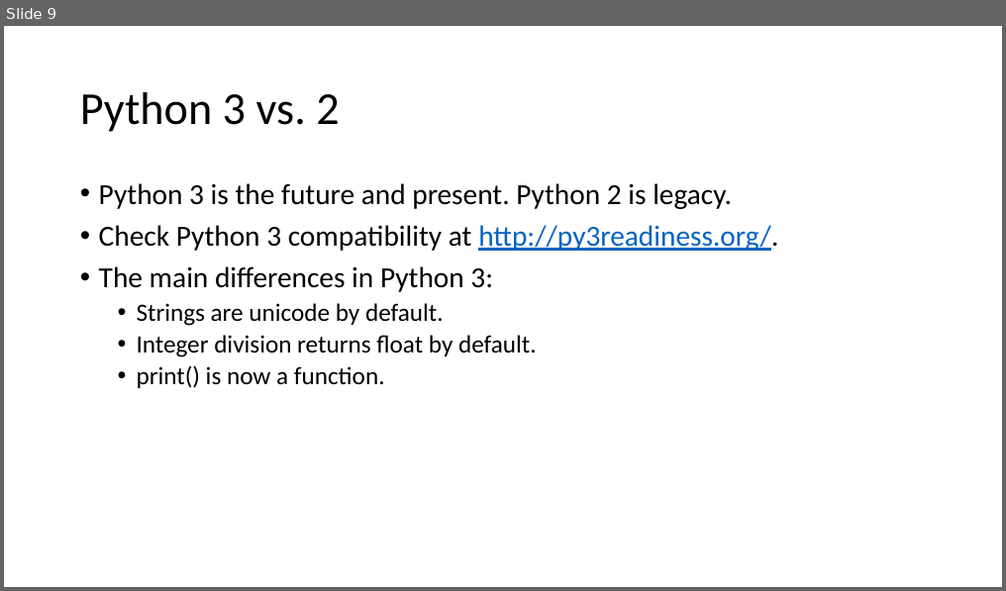
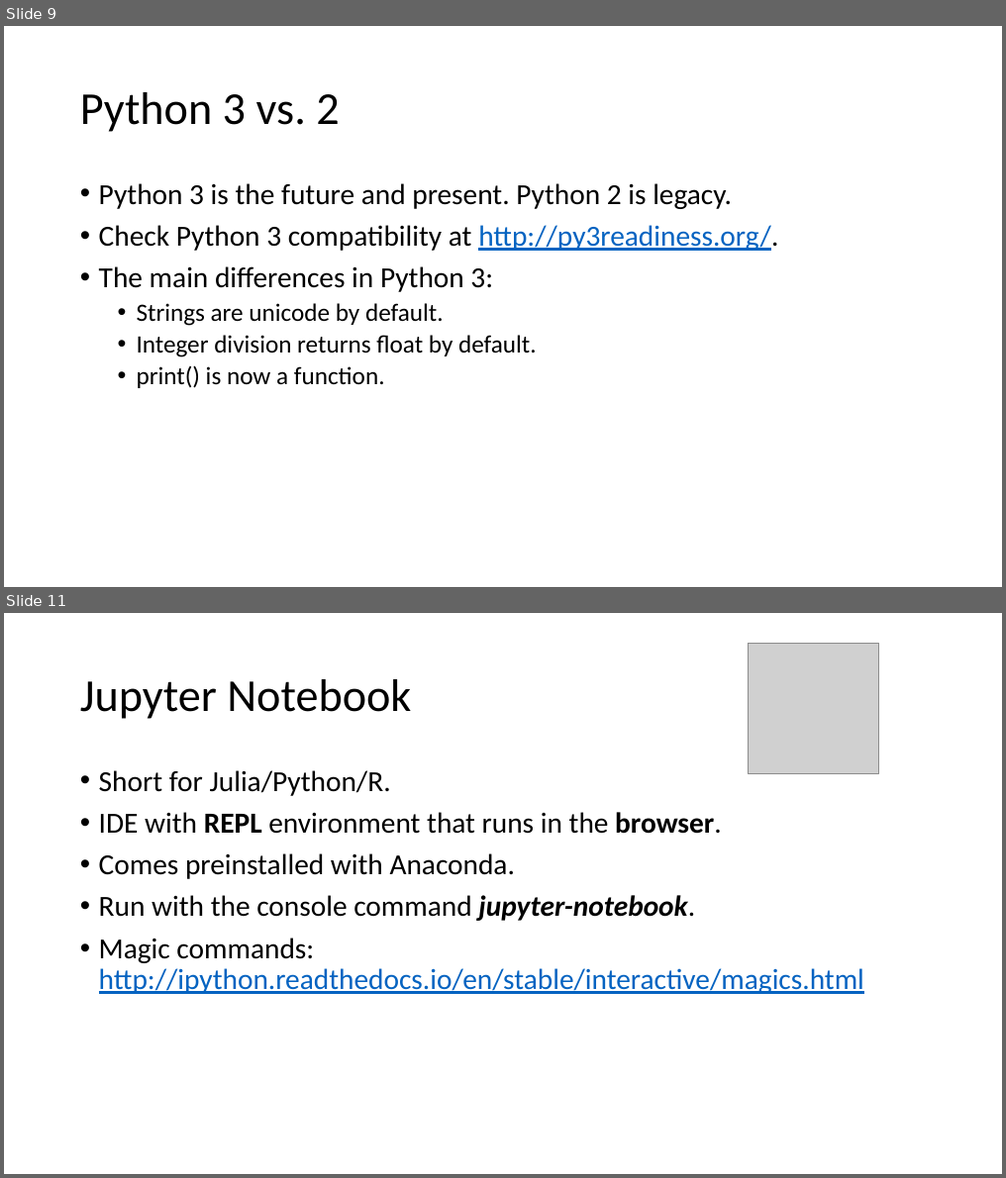
Before and after one commit to HStrand/python-ml101, a slide deck: Python course presentation 18 Dec 2017.pptx. Shown one above the other, each under a label of ours: slide 9 before the commit, slides 9 and 11 after it; the slides between them are not shown. The pictures are 1006x591 and 1006x1178 pixels, drawn with LibreOffice and Linux fonts; fonts in the diff are those of the drawing; grey boxes stand for pictures. Boxes give left, top, right and bottom in pixels: in the first picture for what was removed or moved away, otherwise in the second. Text is boxed around its words. In the diff, an @@ line names an element or a change of style, - is before the commit and + after.

```diff
--- a/Python course presentation 18 Dec 2017.pptx
+++ b/Python course presentation 18 Dec 2017.pptx
@@ slide 11 added at box(4, 613, 1002, 1174), background #FFFFFF @@
@@ picture added at box(748, 643, 879, 774) @@
@@ title added at box(80, 679, 411, 719), 44 pt, text #000000 @@
+Jupyter Notebook
@@ text added at box(99, 770, 864, 994), 28 pt, text #000000 @@
+• Short for Julia/Python/R.
+• IDE with REPL environment that runs in the browser.
+• Comes preinstalled with Anaconda.
+• Run with the console command jupyter-notebook.
+• Magic commands: http://ipython.readthedocs.io/en/stable/interactive/magics.html
```
Also in this commit, not shown: 4 slides changed, 12 other slides added, 6 other files.
